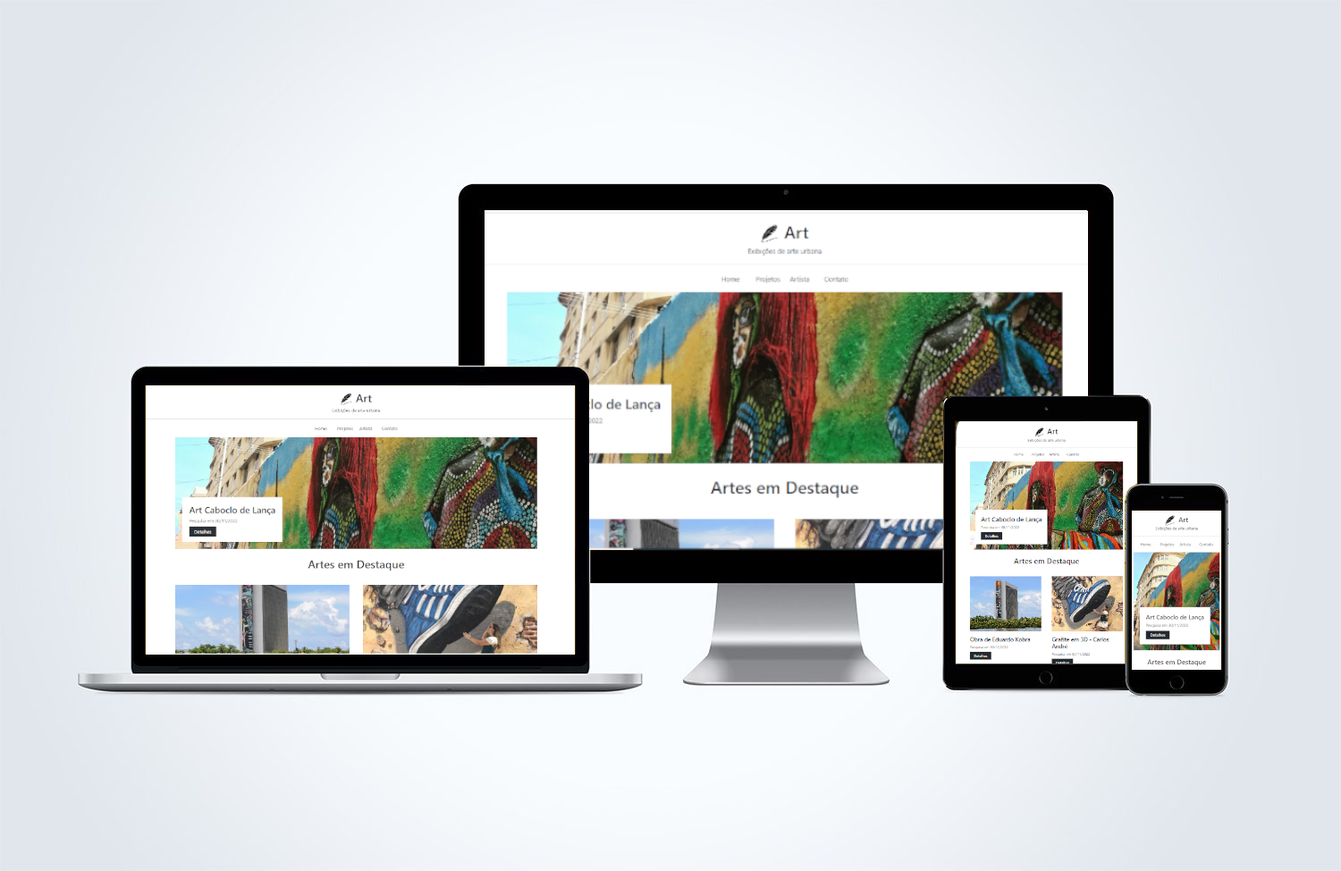
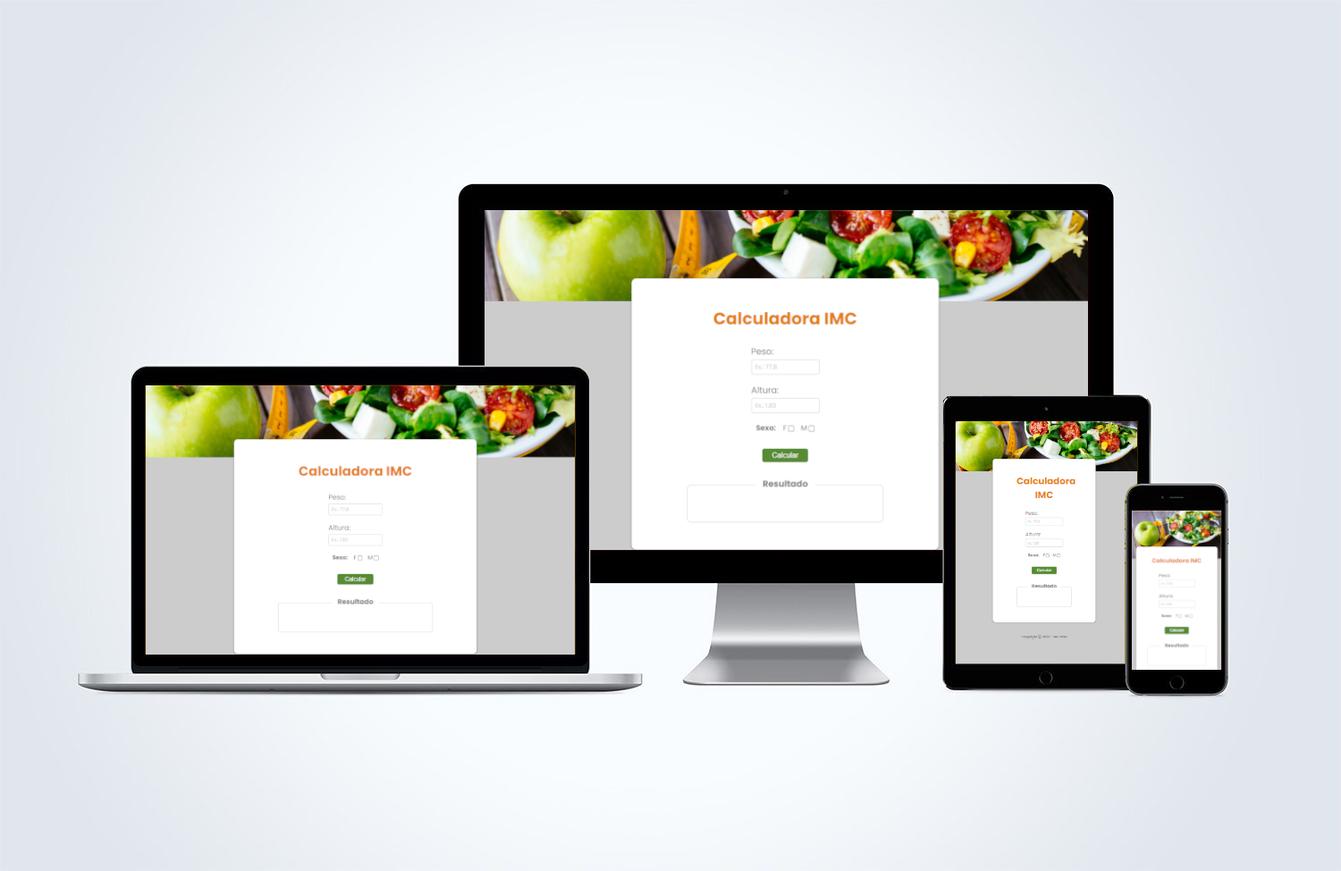
Comparing the layer stacks of the two 1341 x 871 images. Changes:
hid group "Arte Urbana" (4 layers) over [145, 210, 1222, 670]
moved "notebook #1" into group "Arte Urbana" over [145, 385, 599, 655]
moved "tablet #1" into group "Arte Urbana" over [941, 401, 1154, 670]
moved "smartphone #1" into group "Arte Urbana" over [1131, 510, 1222, 670]
added group "IMC Calc" with 4 layers over [145, 210, 1222, 670]
added layer "Desktop #1" in group "IMC Calc" over [478, 210, 1101, 561]
added layer "Notebook" in group "IMC Calc" over [145, 385, 606, 655]
added layer "Tablet" in group "IMC Calc" over [937, 417, 1151, 670]
added layer "Smartphone" in group "IMC Calc" over [1131, 510, 1222, 670]
